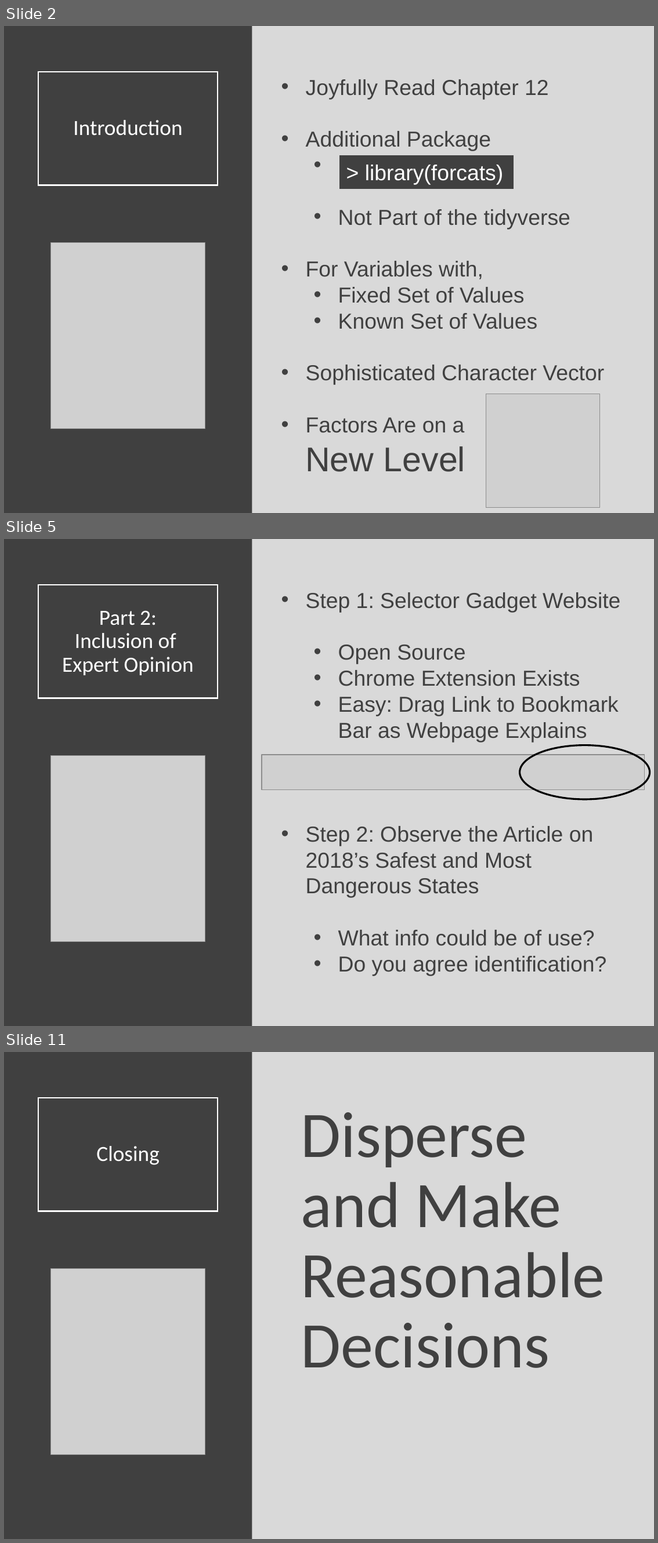
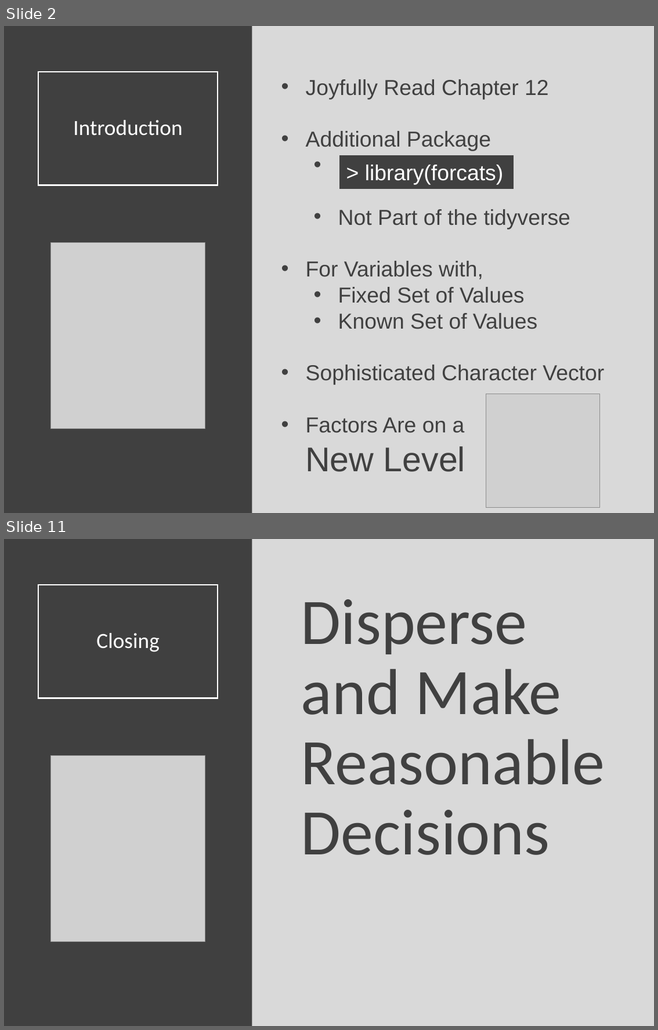
Before and after one commit to Yixf-Self/STOR320_WEBSITE, a slide deck: Lecture/Lecture 17/Lecture 17.pptx. Shown one above the other, each under a label of ours: slides 2, 5 and 11 before the commit, slides 2 and 11 after it; the slides between them are not shown. The pictures are 658x1543 and 658x1030 pixels, drawn with LibreOffice and Linux fonts; fonts in the diff are those of the drawing; grey boxes stand for pictures. Boxes give left, top, right and bottom in pixels: in the first picture for what was removed or moved away, otherwise in the second. Text is boxed around its words. In the diff, an @@ line names an element or a change of style, - is before the commit and + after.

```diff
--- a/Lecture/Lecture 17/Lecture 17.pptx
+++ b/Lecture/Lecture 17/Lecture 17.pptx
@@ slide 5 removed at (x1=4, y1=539, x2=654, y2=1026), background #D9D9D9 @@
@@ rectangle removed at (x1=4, y1=539, x2=252, y2=1026) @@
@@ title removed at (x1=38, y1=584, x2=217, y2=698) @@
-Part 2:
-Inclusion of
-Expert Opinion
@@ text removed at (x1=306, y1=592, x2=620, y2=976) @@
-• Step 1: Selector Gadget Website
-  • Open Source
-  • Chrome Extension Exists
-  • Easy: Drag Link to Bookmark Bar as Webpage Explains
-• Step 2: Observe the Article on 2018’s Safest and Most Dangerous States
-  • What info could be of use?
-  • Do you agree identification?
@@ ellipse removed at (x1=519, y1=745, x2=649, y2=799) @@
@@ picture removed at (x1=51, y1=755, x2=205, y2=942) @@
@@ picture removed at (x1=262, y1=755, x2=644, y2=790) @@
```
Also in this commit, not shown: 1 slide changed, 7 slides added, 6 other slides removed, 5 other files.
